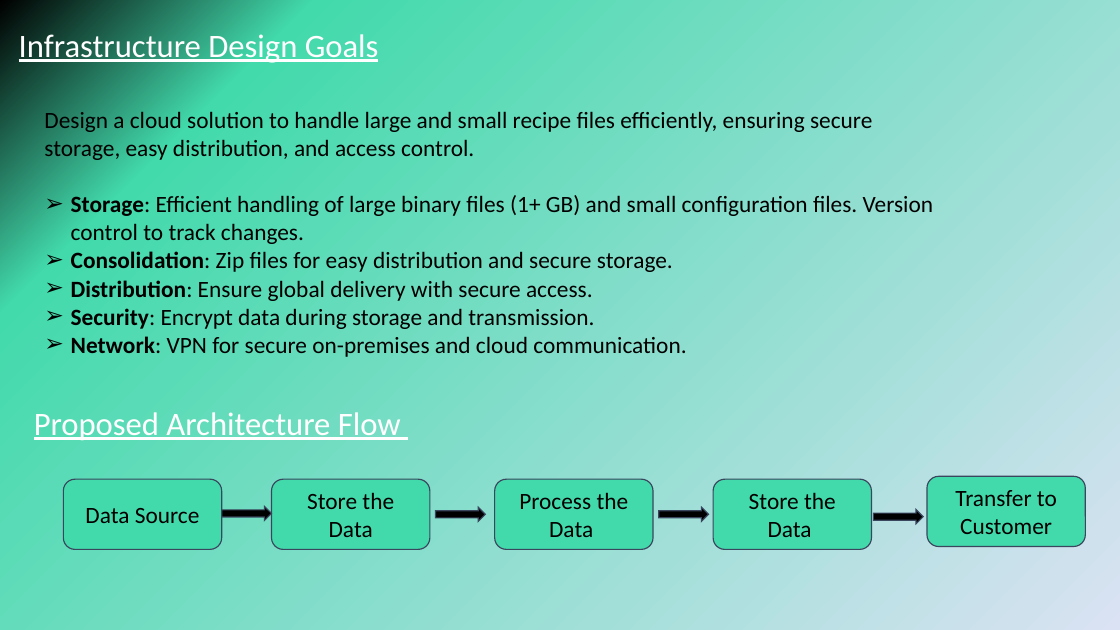
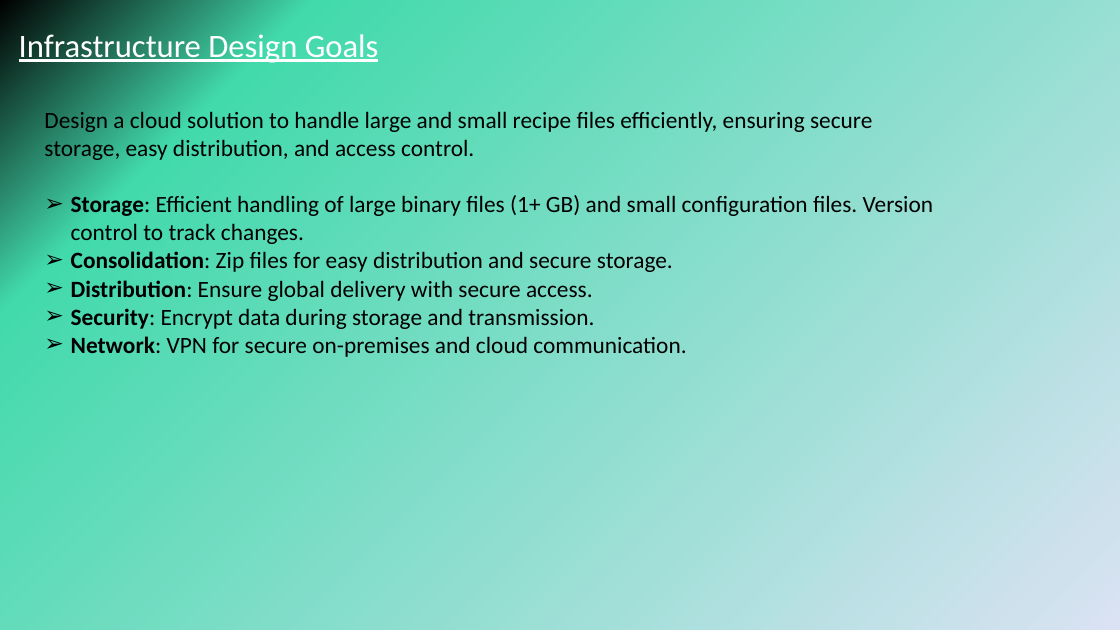
Before and after one commit to Sarathgopal/Circu-Li-ion, a slide deck: slide 3 of Circu Li Ion.pptx. Drawn at 1120x630 pixels with LibreOffice and Linux fonts; fonts in the diff are those of the drawing. Boxes give left, top, right and bottom in pixels: in the first picture for what was removed or moved away, otherwise in the second. Text is boxed around its words. In the diff, an @@ line names an element or a change of style, - is before the commit and + after.

```diff
--- a/Circu Li Ion.pptx
+++ b/Circu Li Ion.pptx
@@ text removed at bbox=[34, 412, 401, 441] @@
-Proposed Architecture Flow
@@ rounded rectangle removed at bbox=[63, 479, 222, 549] @@
-Data Source
@@ rounded rectangle removed at bbox=[271, 479, 430, 549] @@
-Store the Data
@@ rounded rectangle removed at bbox=[495, 479, 654, 549] @@
-Process the Data
@@ rounded rectangle removed at bbox=[713, 479, 872, 549] @@
-Store the Data
@@ rounded rectangle removed at bbox=[928, 476, 1086, 547] @@
-Transfer to Customer
@@ right arrow removed at bbox=[222, 507, 271, 521] @@
@@ right arrow removed at bbox=[436, 507, 486, 522] @@
@@ right arrow removed at bbox=[659, 507, 708, 522] @@
@@ right arrow removed at bbox=[874, 510, 923, 524] @@
```
Also in this commit, not shown: 1 other slide changed.
